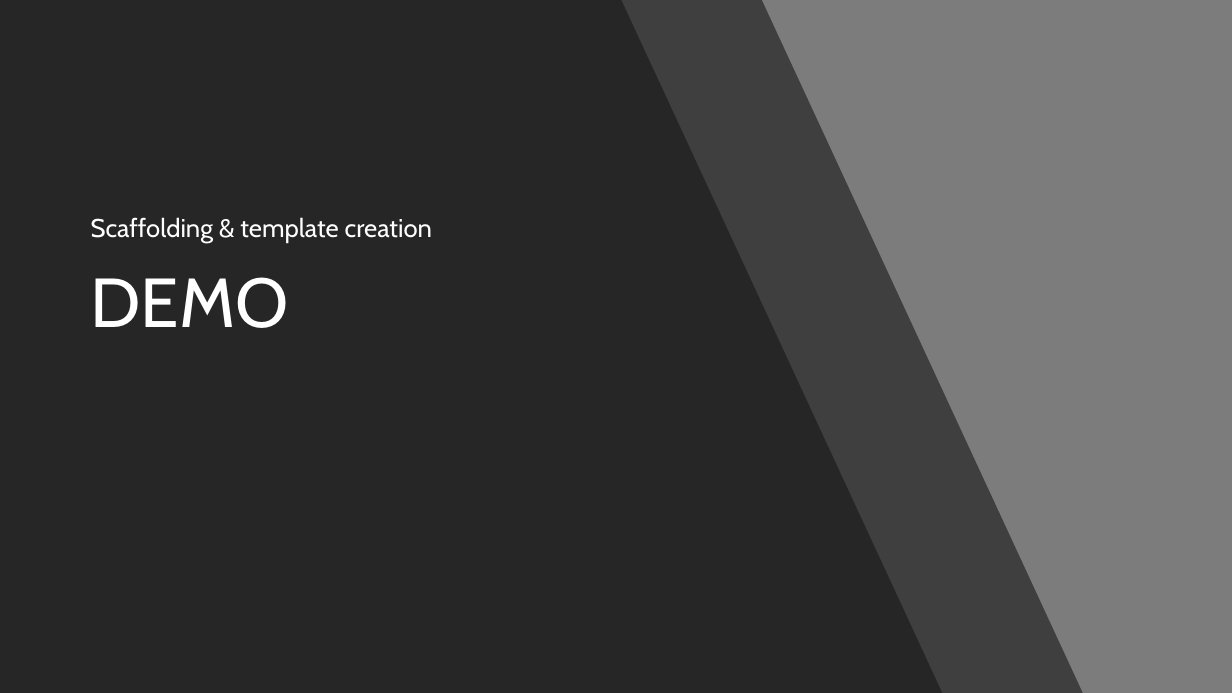
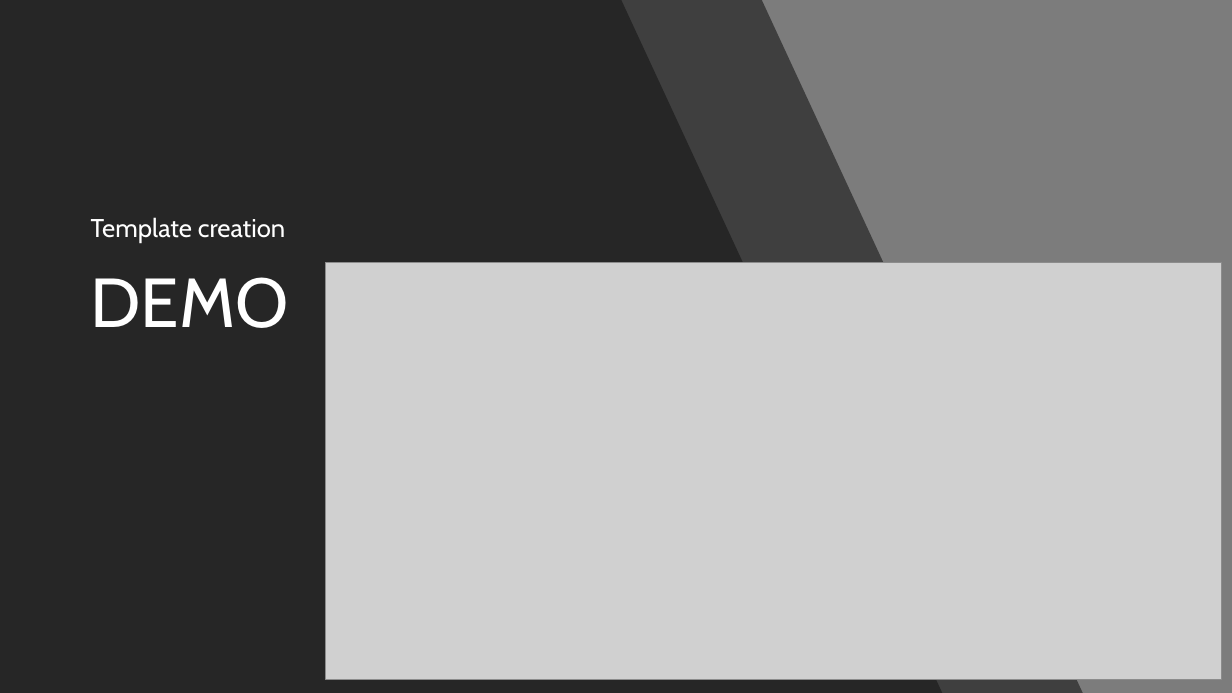
Before and after one commit to scottaddie/slide-decks, a slide deck: slide 13 of Tour de .NET Core CLI.pptx. Drawn at 1232x693 pixels with LibreOffice and Linux fonts; fonts in the diff are those of the drawing; grey boxes stand for pictures. Boxes give left, top, right and bottom in pixels: in the first picture for what was removed or moved away, otherwise in the second. Text is boxed around its words. In the diff, an @@ line names an element or a change of style, - is before the commit and + after.

Commit message:
Add Cmder screenshot

```diff
--- a/Tour de .NET Core CLI.pptx
+++ b/Tour de .NET Core CLI.pptx
@@ text at (91, 217, 285, 243): text changed @@
-Scaffolding & template creation
+Template creation
@@ picture added at (325, 262, 1222, 679) @@
```
